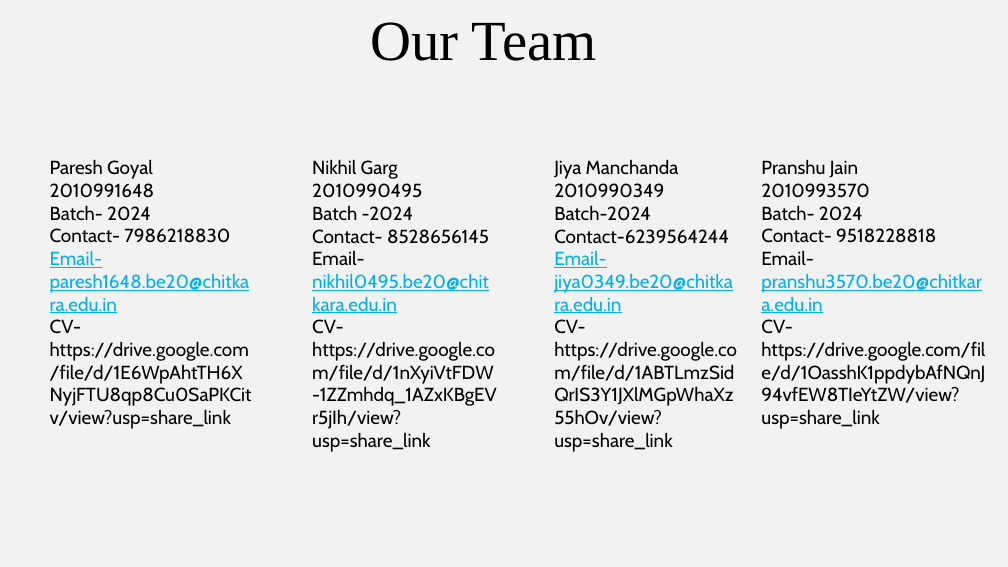
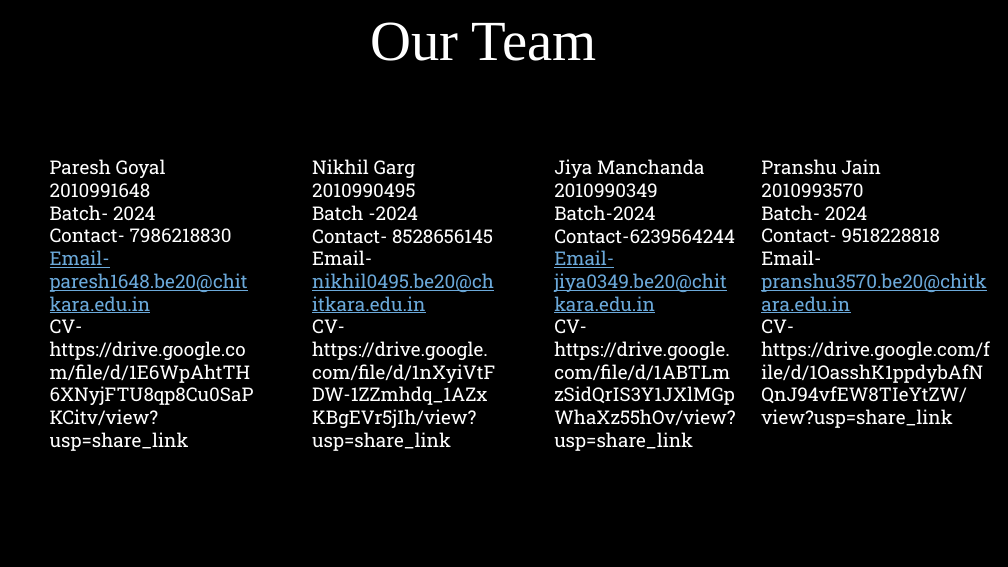
Before and after one commit to paresh1648/TEAM-PNPJ, a slide deck: slide 2 of PNPJ.pptx. Drawn at 1008x567 pixels with LibreOffice and Linux fonts; fonts in the diff are those of the drawing; background and template pictures are left out. Boxes give left, top, right and bottom in pixels: in the first picture for what was removed or moved away, otherwise in the second. Text is boxed around its words. In the diff, an @@ line names an element or a change of style, - is before the commit and + after.

```diff
--- a/PNPJ.pptx
+++ b/PNPJ.pptx
@@ background #F2F2F2 to picture (left out) @@
@@ text "Our Team" at (370, 22, 597, 61): text colour #000000 to #FFFFFF @@
@@ text "Paresh Goyal" at (50, 159, 251, 451): font Cabin to Roboto Slab; text colour #000000 to #FFFFFF in "Paresh Goyal", "2010991648", "Batch- 2024", "Contact- 7986218830" and 1 more places; text colour #00B0F0 to #6BA9DA in "Email-paresh1648.be20@chitkara.edu.in" @@
@@ text "Nikhil Garg" at (312, 159, 495, 451): font Cabin to Roboto Slab; text colour #000000 to #FFFFFF in "Nikhil Garg", "2010990495", "Batch -2024", "Contact- 8528656145" and 2 more places; text colour #00B0F0 to #6BA9DA in "nikhil0495.be20@chitkara.edu.in" @@
@@ text "Jiya Manchanda" at (554, 159, 736, 451): font Cabin to Roboto Slab; text colour #000000 to #FFFFFF in "Jiya Manchanda", "2010990349", "Batch-2024", "Contact-6239564244" and 1 more places; text colour #00B0F0 to #6BA9DA in "Email-jiya0349.be20@chitkara.edu.in" @@
@@ text "Pranshu Jain" at (761, 159, 990, 428): font Cabin to Roboto Slab; text colour #000000 to #FFFFFF in "Pranshu Jain", "2010993570", "Batch- 2024", "Contact- 9518228818" and 2 more places; text colour #00B0F0 to #6BA9DA in "pranshu3570.be20@chitkara.edu.in" @@
```
Also in this commit, not shown: 3 other slides changed, 1 slide added, 1 other file.
